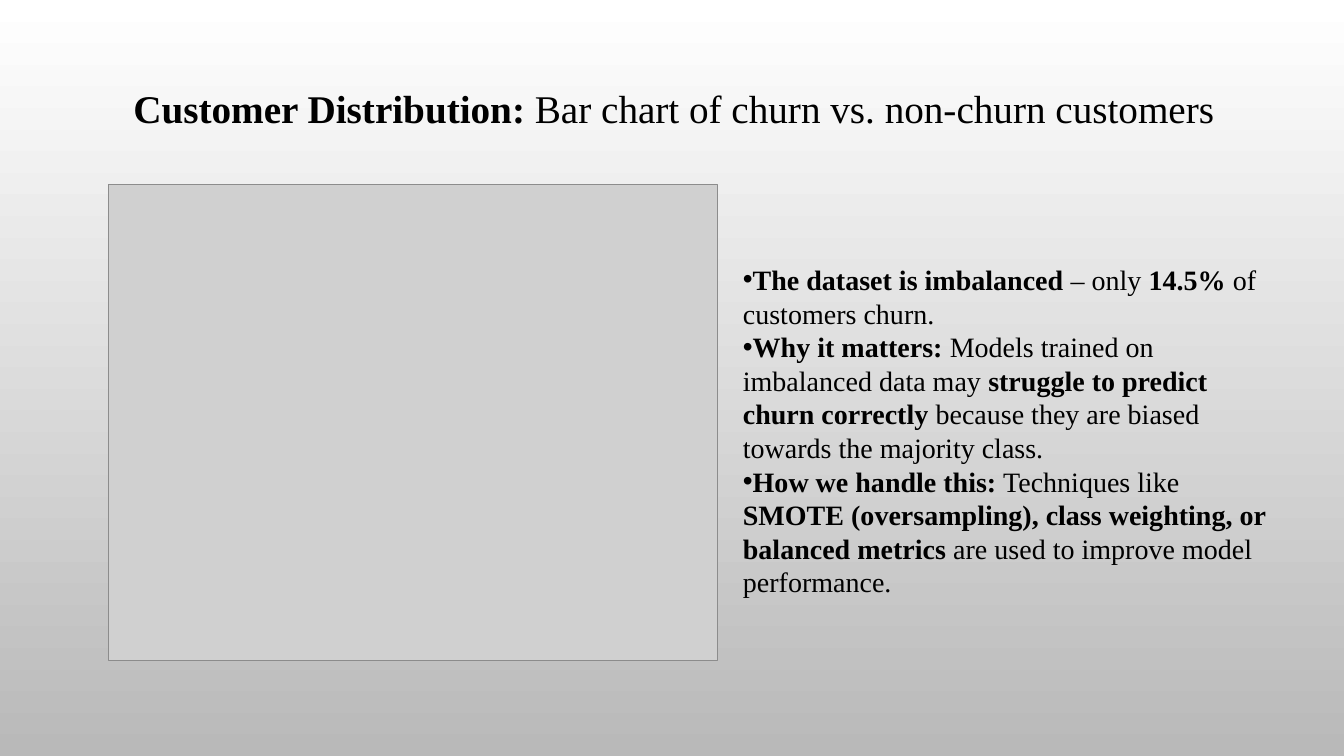
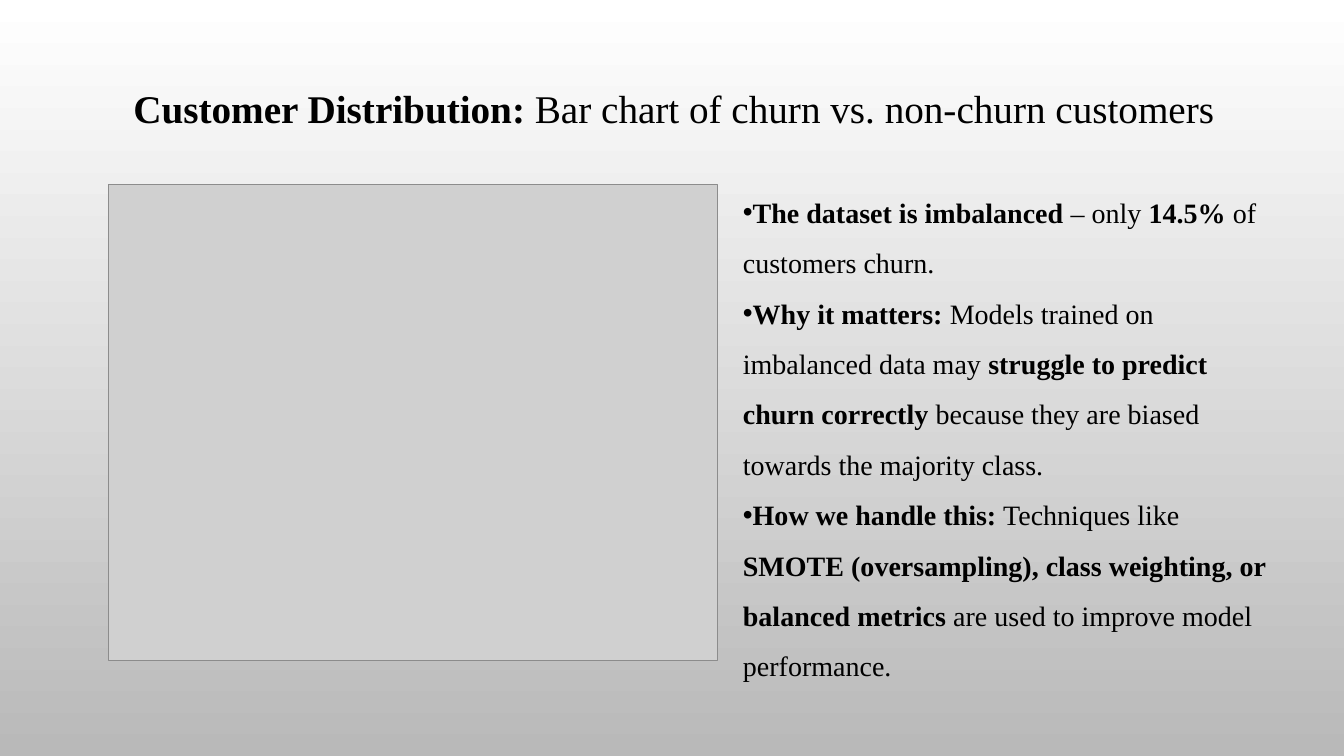
Before and after one commit to Maiya-Abdullahi/SyriaTel-Customer-Churn-Prediction, a slide deck: slide 4 of PowerPoint.pptx. Drawn at 1344x756 pixels with LibreOffice and Linux fonts; fonts in the diff are those of the drawing; grey boxes stand for pictures; background and template pictures are left out. Boxes give left, top, right and bottom in pixels: in the first picture for what was removed or moved away, otherwise in the second. Text is boxed around its words. In the diff, an @@ line names an element or a change of style, - is before the commit and + after.

```diff
--- a/PowerPoint.pptx
+++ b/PowerPoint.pptx
@@ text "The dataset is imbalanced – ..." moved from (x1=743, y1=270, x2=1266, y2=598) to (x1=743, y1=203, x2=1266, y2=682) @@
@@ text "The dataset is imbalanced – ..." at (x1=743, y1=203, x2=1266, y2=682): line spacing 1 to 1.5 @@
```
Also in this commit, not shown: 12 other slides changed.
